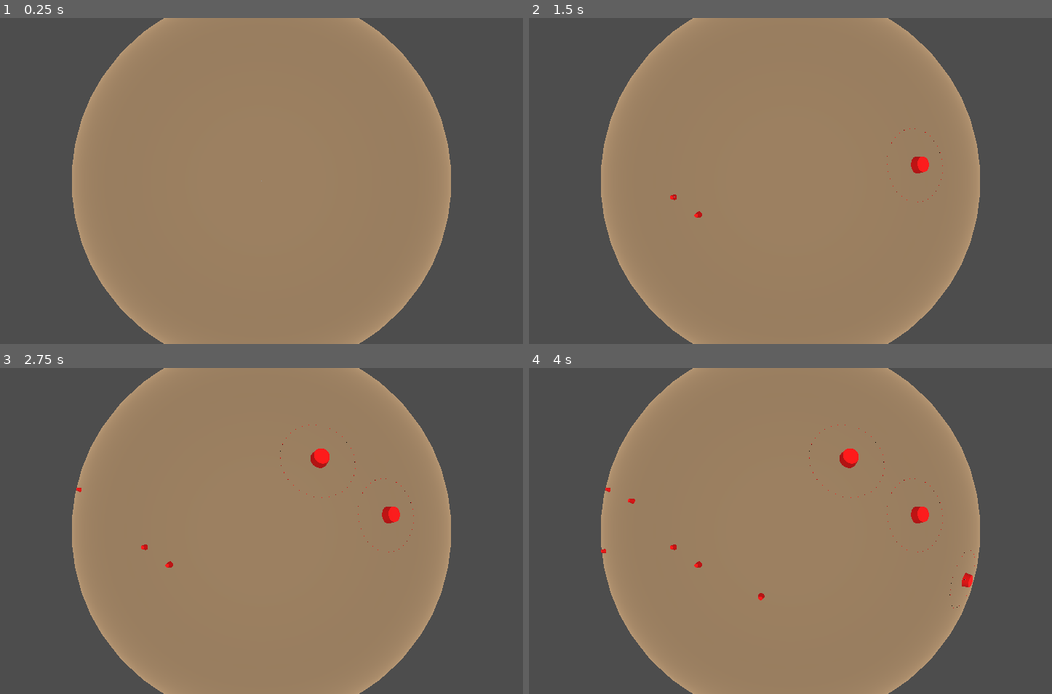
Above: before the commit, frames 1-4 (two rows, left to right).
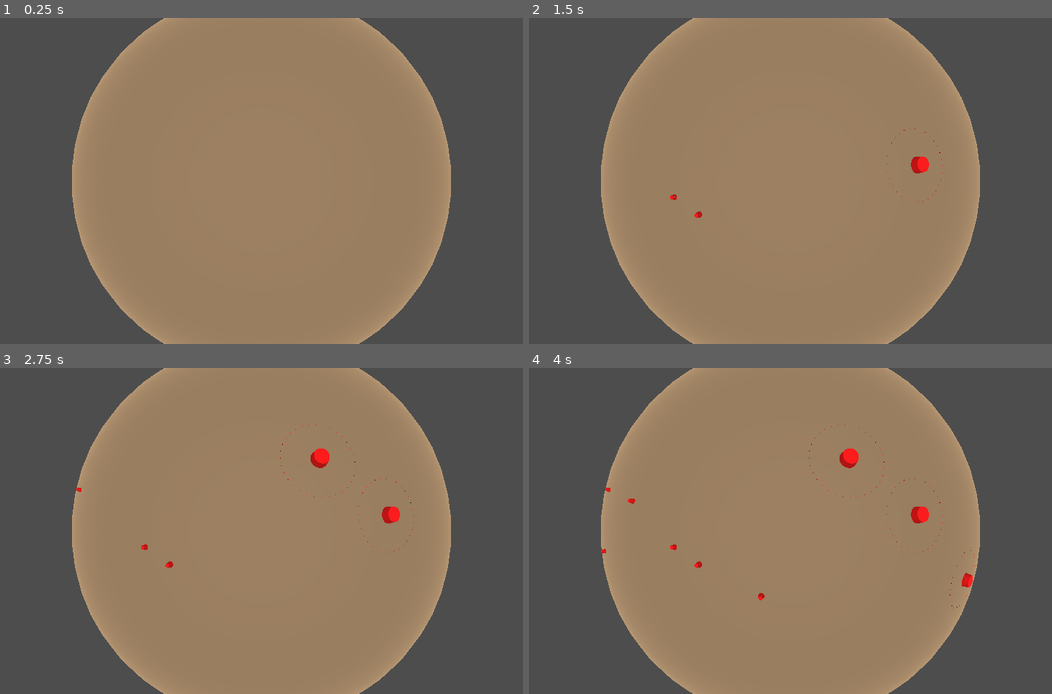
Above: after the commit, the same moments.

Repository: ShadowCurse/gmtk_2024
Game: Godot game, scene res://solar_system.tscn
Same seed, same stepped clock (60 frames per second), same inputs: the game is played once before the commit and once after it.
Inputs (mouse positions are in pixels of both pictures, inside the frame that each line leads up to):
- Up to frame 1 (0.25 s): no input
- Up to frame 2 (1.5 s): tap Enter at 0.5 s; move the mouse to (916, 164) at 0.52 s; hold Right (ui_right) 0.53-1.28 s; tap W (place_hub) at 0.6 s; click (916, 164) at 0.67 s; tap Space at 1.25 s; move the mouse to (675, 197) at 1.27 s; hold Down (ui_down) from 1.28 s (still down); tap Q (place_resource) at 1.35 s
- Up to frame 3 (2.75 s): tap Enter at 2 s; move the mouse to (319, 459) at 2.02 s; release Down (ui_down) at 2.03 s; hold Right (ui_right) from 2.03 s (still down); tap W (place_hub) at 2.1 s
- Up to frame 4 (4 s): tap Space at 2.75 s; move the mouse to (759, 596) at 2.77 s; release Right (ui_right) at 2.78 s; hold Up (ui_up) 2.78-3.53 s; tap Q (place_resource) at 2.85 s; click (759, 596) at 2.92 s; tap Enter at 3.5 s; move the mouse to (963, 579) at 3.52 s; hold Left (ui_left) from 3.53 s (still down); tap W (place_hub) at 3.6 s

The runs differ from the first frame. In frame 1, less than 0.1% of the frame differs, in the area x 16-84%, y 2-98%; in frame 2, less than 0.1%; in frame 3, less than 0.1%; in frame 4, less than 0.1%.

Commit message:
update to initial camera position

Diff:
--- a/planet.tscn
+++ b/planet.tscn
@@ -32,7 +32,7 @@
 shape = SubResource("SphereShape3D_fh5ey")
 
 [node name="Camera3D" type="Camera3D" parent="."]
-transform = Transform3D(1, 0, 0, 0, 1, 0, 0, 0, 1, 0, 0, 10)
+transform = Transform3D(-4.37114e-08, 0, 1, 0, 1, 0, -1, 0, -4.37114e-08, 162.032, 0, 0)
 
 [node name="debug_cursor" type="MeshInstance3D" parent="."]
 transform = Transform3D(0.3, 0, 0, 0, 0.3, 0, 0, 0, 0.3, 0, 0, 0)
